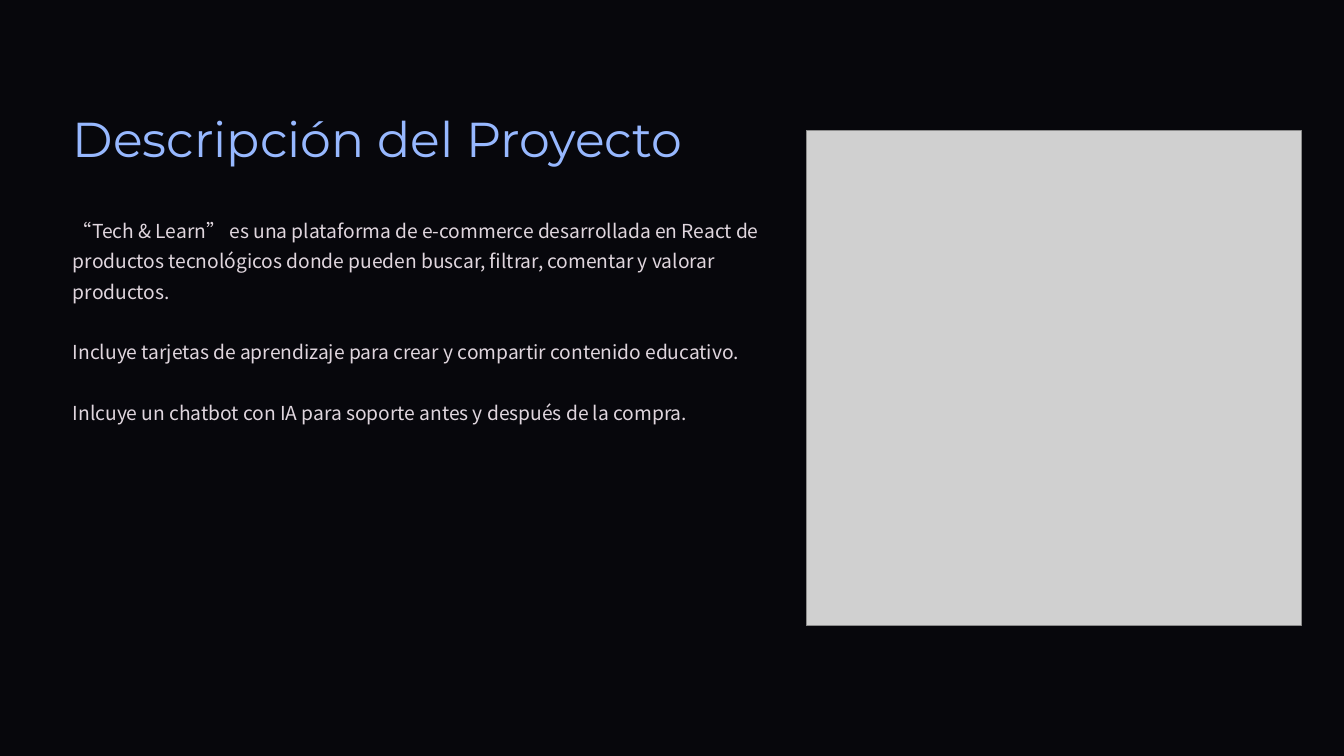
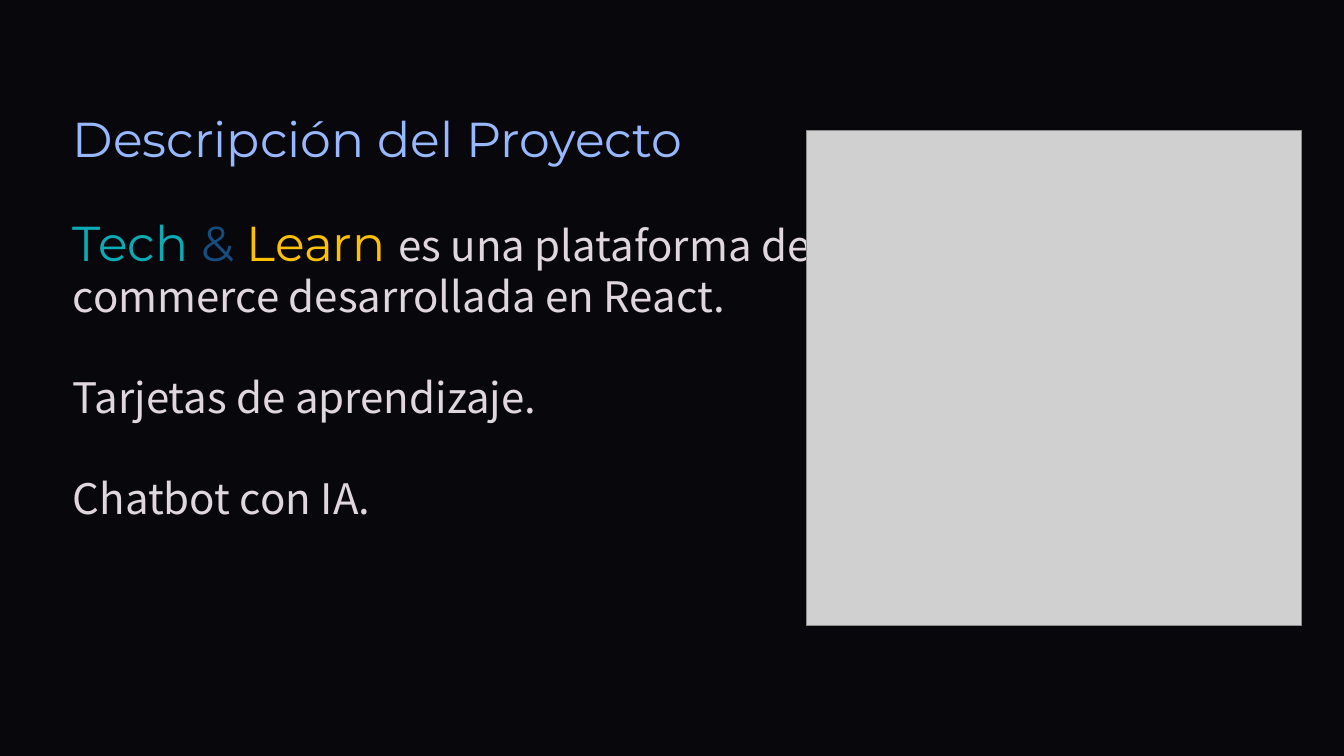
Before and after one commit to DavidCorredorMiguel/proyectogrupo2, a slide deck: slide 7 of Tech-and-Learn-Innovacion-y-Aprendizaje-en-E-commerce (1).pptx. Drawn at 1344x756 pixels with LibreOffice and Linux fonts; fonts in the diff are those of the drawing; grey boxes stand for pictures; background and template pictures are left out. Boxes give left, top, right and bottom in pixels: in the first picture for what was removed or moved away, otherwise in the second. Text is boxed around its words. In the diff, an @@ line names an element or a change of style, - is before the commit and + after.

```diff
--- a/Tech-and-Learn-Innovacion-y-Aprendizaje-en-E-commerce (1).pptx
+++ b/Tech-and-Learn-Innovacion-y-Aprendizaje-en-E-commerce (1).pptx
@@ text at bbox=[73, 218, 810, 515]: text changed; size 16.5 to 36 pt @@
-“Tech & Learn” es una plataforma de e-commerce desarrollada en React de productos tecnológicos donde pueden buscar, filtrar, comentar y valorar productos.
-Incluye tarjetas de aprendizaje para crear y compartir contenido educativo.
-Inlcuye un chatbot con IA para soporte antes y después de la compra.
+Tech & Learn es una plataforma de e-commerce desarrollada en React.
+Tarjetas de aprendizaje.
+Chatbot con IA.
```
Also in this commit, not shown: 7 other slides changed.
